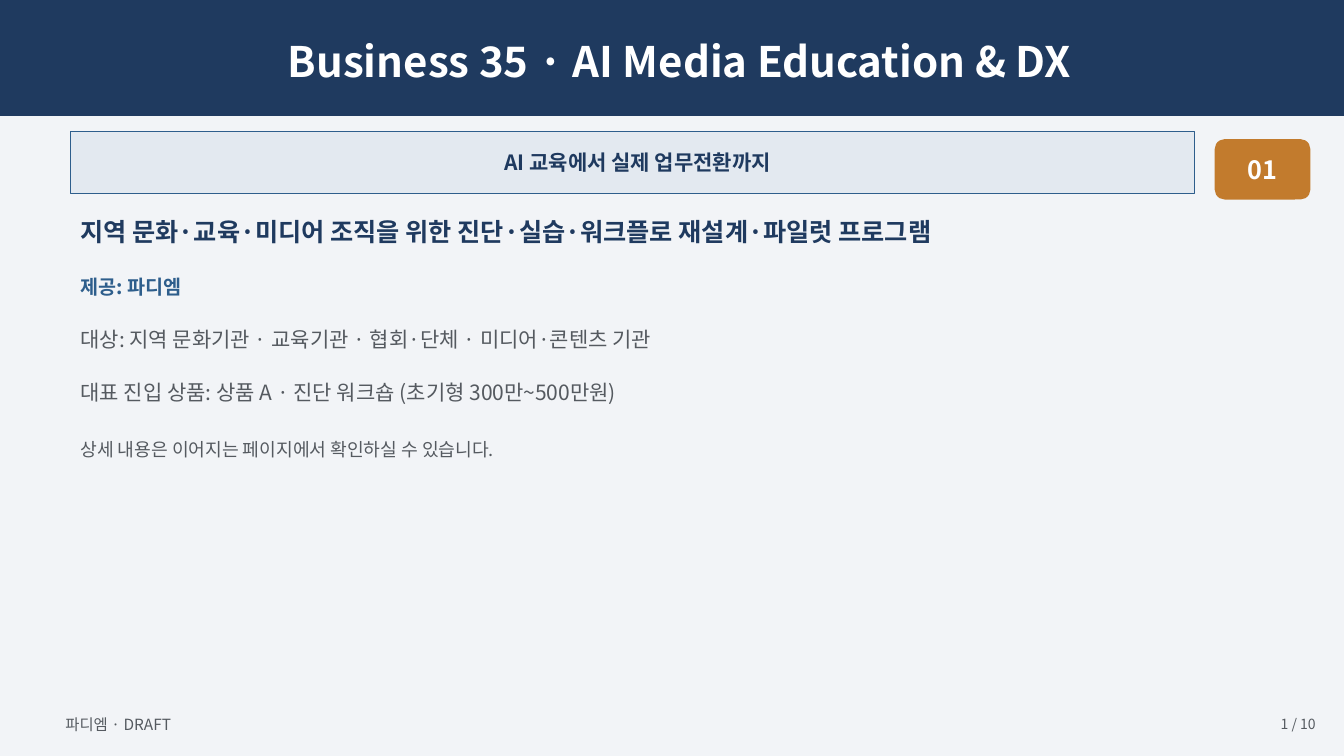
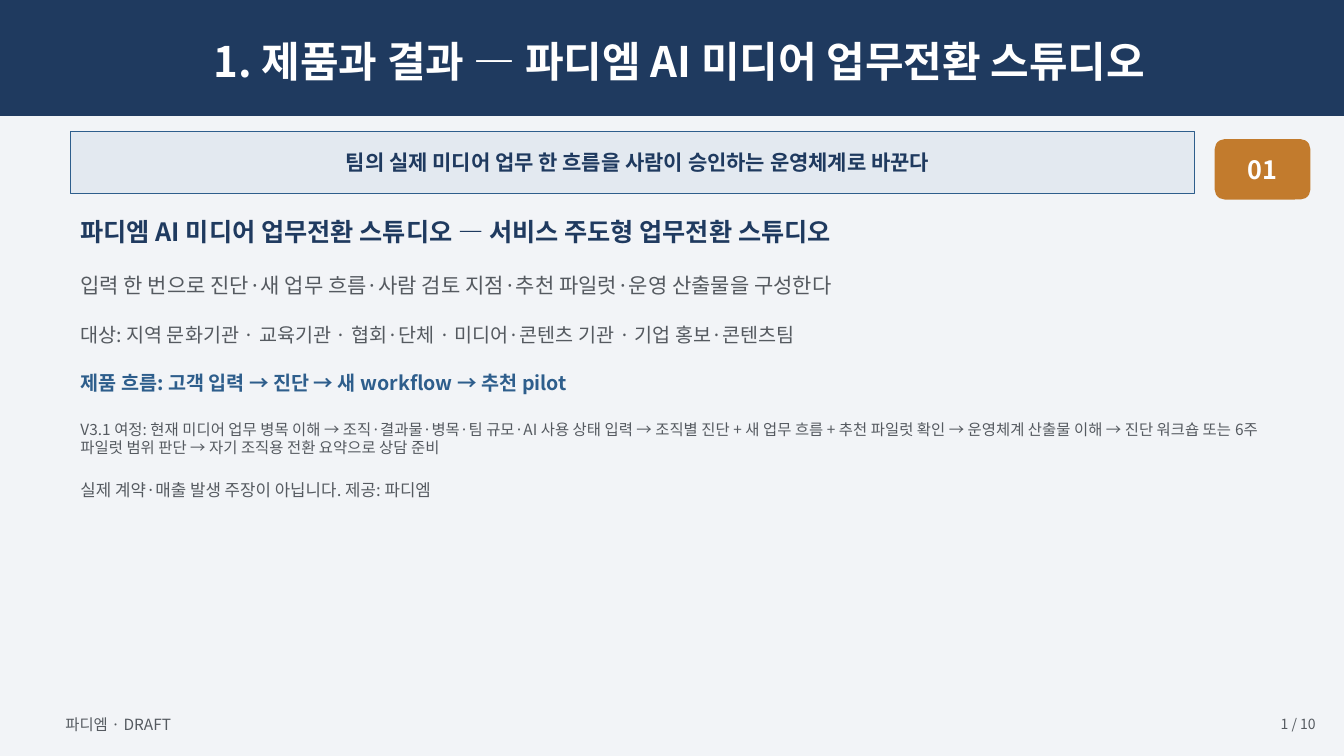
Before and after one commit to skerishKang/ai-revenue-lab, a slide deck: slide 1 of docs/commercial/business-35-ai-media-education-dx/customer-package/Business35_Master_Proposal_10p.pptx. Drawn at 1344x756 pixels with LibreOffice and Linux fonts; fonts in the diff are those of the drawing. Boxes give left, top, right and bottom in pixels: in the first picture for what was removed or moved away, otherwise in the second. Text is boxed around its words. In the diff, an @@ line names an element or a change of style, - is before the commit and + after.

```diff
--- a/docs/commercial/business-35-ai-media-education-dx/customer-package/Business35_Master_Proposal_10p.pptx
+++ b/docs/commercial/business-35-ai-media-education-dx/customer-package/Business35_Master_Proposal_10p.pptx
@@ text in rectangle at <box>214,41,1145,81</box>: text changed @@
-Business 35 · AI Media Education & DX
+1. 제품과 결과 — 파디엠 AI 미디어 업무전환 스튜디오
@@ text in rectangle at <box>346,152,929,172</box>: text changed @@
-AI 교육에서 실제 업무전환까지
+팀의 실제 미디어 업무 한 흐름을 사람이 승인하는 운영체계로 바꾼다
@@ text at <box>80,219,1258,498</box>: text changed; size 15 to 11 pt @@
-지역 문화·교육·미디어 조직을 위한 진단·실습·워크플로 재설계·파일럿 프로그램
-제공: 파디엠
-대상: 지역 문화기관 · 교육기관 · 협회·단체 · 미디어·콘텐츠 기관
-대표 진입 상품: 상품 A · 진단 워크숍 (초기형 300만~500만원)
-상세 내용은 이어지는 페이지에서 확인하실 수 있습니다.
+파디엠 AI 미디어 업무전환 스튜디오 — 서비스 주도형 업무전환 스튜디오
+입력 한 번으로 진단·새 업무 흐름·사람 검토 지점·추천 파일럿·운영 산출물을 구성한다
+대상: 지역 문화기관 · 교육기관 · 협회·단체 · 미디어·콘텐츠 기관 · 기업 홍보·콘텐츠팀
+제품 흐름: 고객 입력 → 진단 → 새 workflow → 추천 pilot
+V3.1 여정: 현재 미디어 업무 병목 이해 → 조직·결과물·병목·팀 규모·AI 사용 상태 입력 → 조직별 진단 + 새 업무 흐름 + 추천 파일럿 확인 → 운영체계 산출물 이해 → 진단 워크숍 또는 6주 파일럿 범위 판단 → 자기 조직용 전환 요약으로 상담 준비
+실제 계약·매출 발생 주장이 아닙니다. 제공: 파디엠
```
Also in this commit, not shown: 8 other slides changed, 1 slide added, 1 slide removed, 34 other files.
